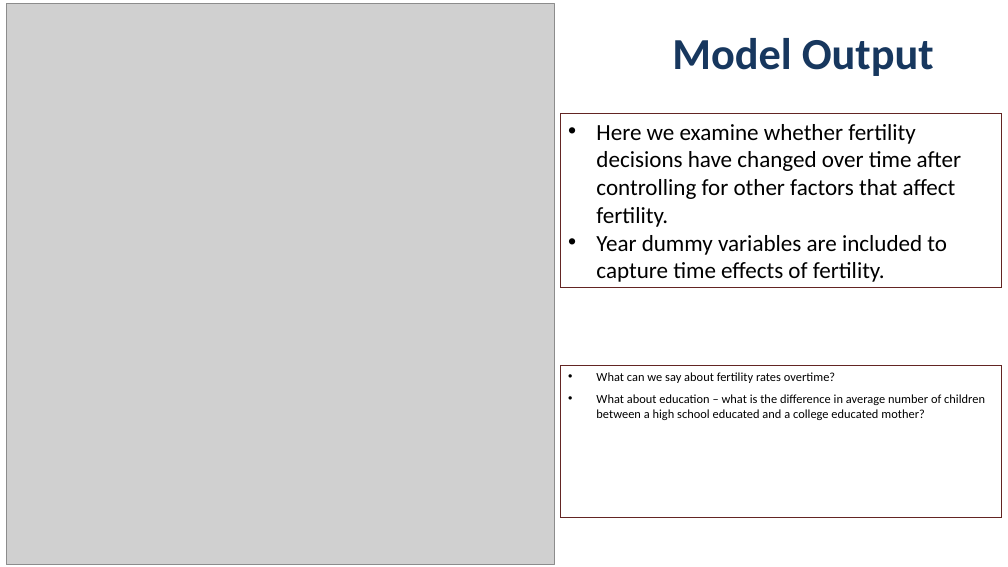
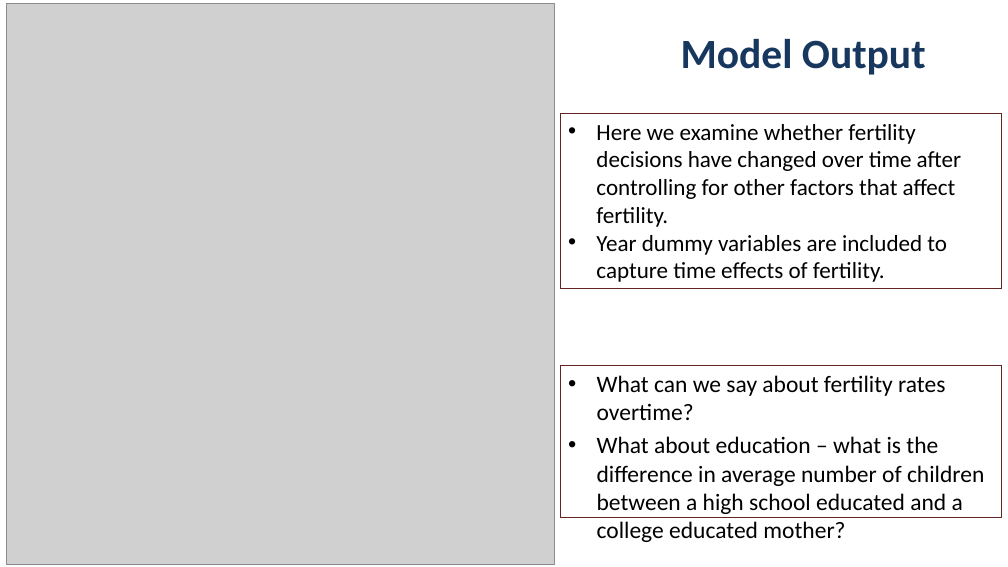
Before and after one commit to alexkcode/pa-541, a slide deck: slide 49 of PA_541_Week_13_PanelDataPart1_PooledCrossSect_STUDENT.pptx. Drawn at 1008x567 pixels with LibreOffice and Linux fonts; fonts in the diff are those of the drawing; grey boxes stand for pictures. Boxes give left, top, right and bottom in pixels: in the first picture for what was removed or moved away, otherwise in the second. Text is boxed around its words. In the diff, an @@ line names an element or a change of style, - is before the commit and + after.

```diff
--- a/PA_541_Week_13_PanelDataPart1_PooledCrossSect_STUDENT.pptx
+++ b/PA_541_Week_13_PanelDataPart1_PooledCrossSect_STUDENT.pptx
@@ title "Model Output" at [681, 38, 926, 75]: size 42.2 to 39.6 pt @@
@@ text "What can we say about ..." at [561, 365, 1002, 517]: size 11.8 to 22.4 pt; indent changed; less space between paragraphs; rectangle to text @@
```
Also in this commit, not shown: 52 other slides changed, 2 slides added, 2 slides removed, 10 other files.
